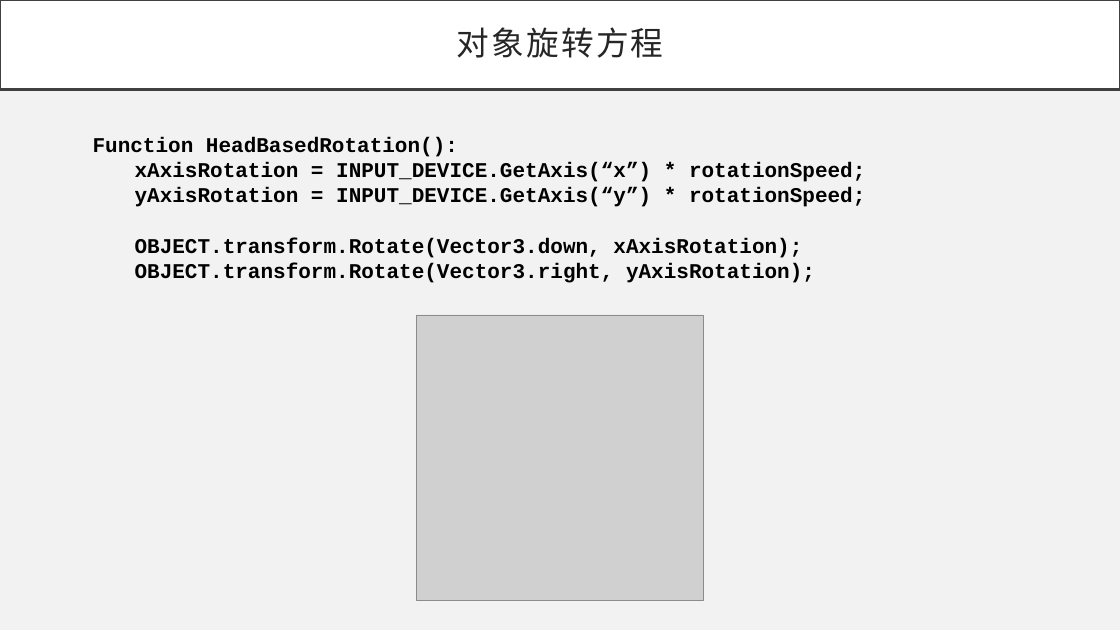
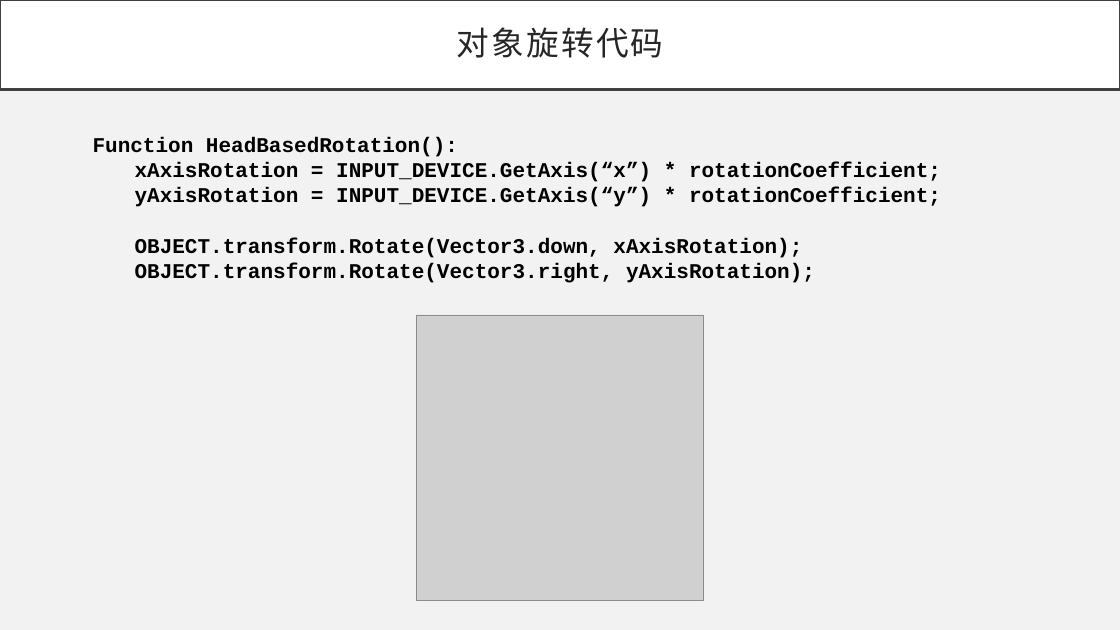
Before and after one commit to lorenz-liu/gaze-dominant-manipulation, a slide deck: slide 7 of PAPERWORK/组会PPT/第一次组会.pptx (slide 6 before the commit). Drawn at 1120x630 pixels with LibreOffice and Linux fonts; fonts in the diff are those of the drawing; grey boxes stand for pictures. Boxes give left, top, right and bottom in pixels: in the first picture for what was removed or moved away, otherwise in the second. Text is boxed around its words. In the diff, an @@ line names an element or a change of style, - is before the commit and + after.

Commit message:
update

```diff
--- a/PAPERWORK/组会PPT/第一次组会.pptx
+++ b/PAPERWORK/组会PPT/第一次组会.pptx
@@ title at <box>456,27,663,58</box>: text changed @@
-对象旋转方程
+对象旋转代码
@@ text at <box>135,162,941,207</box>: text changed @@
-xAxisRotation = INPUT_DEVICE.GetAxis(“x”) * rotationSpeed;
-yAxisRotation = INPUT_DEVICE.GetAxis(“y”) * rotationSpeed;
+xAxisRotation = INPUT_DEVICE.GetAxis(“x”) * rotationCoefficient;
+yAxisRotation = INPUT_DEVICE.GetAxis(“y”) * rotationCoefficient;
```
Also in this commit, not shown: 2 other slides changed, 1 slide added.
